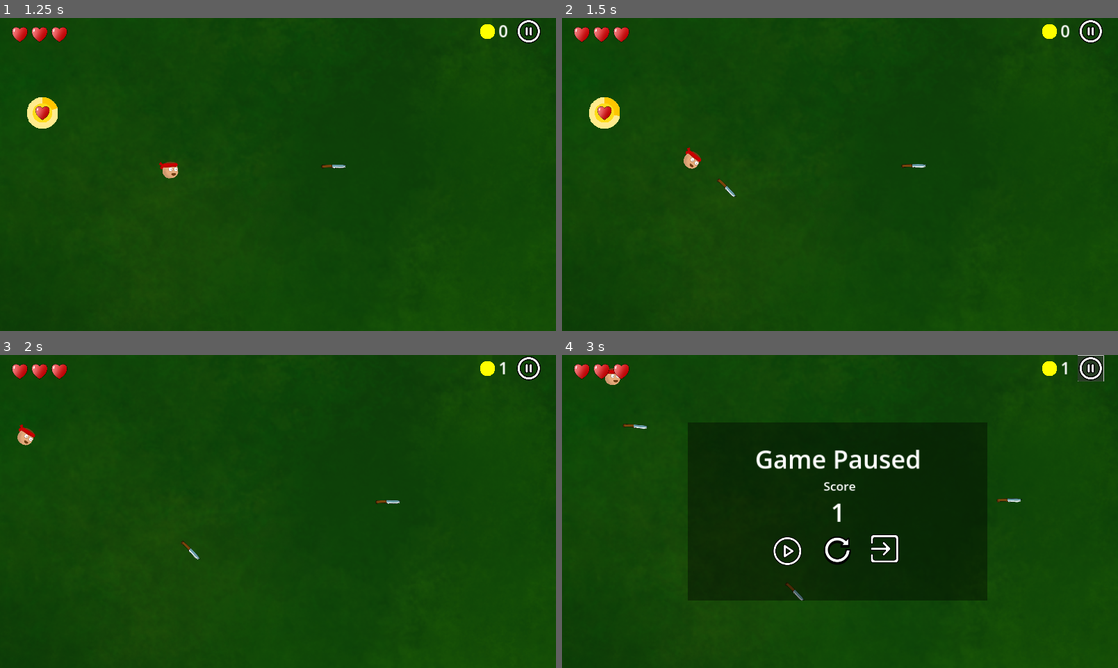
Above: before the commit, frames 1-4 (two rows, left to right).
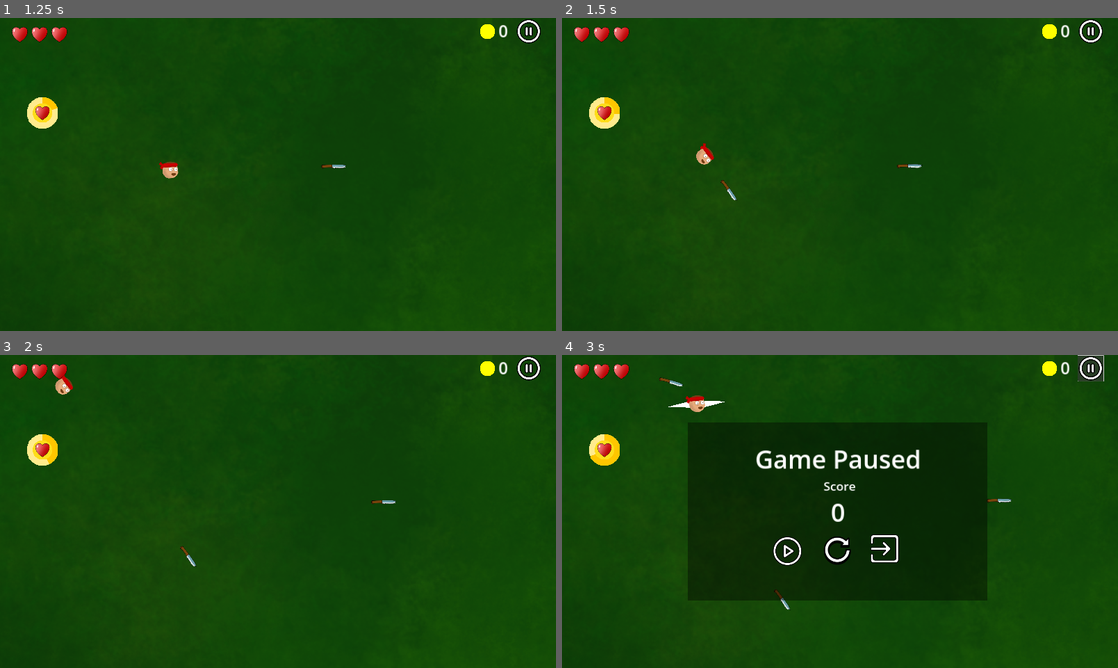
Above: after the commit, the same moments.

Repository: RoshanDavis/Dagger-Dodge-Godot-Project
Game: Godot game, scene res://scenes/game.tscn
The game is run twice, just before and just after one commit, with the same random seed, the same clock (stepped at 60 frames per second) and the same inputs.
Inputs (mouse positions are in pixels of both pictures, inside the frame that each line leads up to):
- Up to frame 1 (1.25 s): tap Enter at 0.5 s; move the mouse to (400, 158) at 0.52 s; click (400, 158) at 0.6 s
- Up to frame 2 (1.5 s): move the mouse to (728, 190) at 1.27 s; click (728, 190) at 1.35 s
- Up to frame 3 (2 s): no input
- Up to frame 4 (3 s): move the mouse to (895, 442) at 2.02 s; click (895, 442) at 2.1 s; click (1090, 367) at 2.75 s

Frame 1 is identical in both runs. In frame 2, 0.4% of the frame differs, in the area x 9-66%, y 30-59%; in frame 3, 0.9%; in frame 4, 1.1%, in the area x 4-92%, y 2-82%.

Commit message:
added slow-mo

Diff:
--- a/scenes/audio_manager.tscn
+++ b/scenes/audio_manager.tscn
@@ -10,6 +10,7 @@
 [ext_resource type="AudioStream" uid="uid://bfxi0kniy2lv2" path="res://assets/audio/player hurt.mp3" id="8_ojn7f"]
 [ext_resource type="AudioStream" uid="uid://lyep23is0xal" path="res://assets/audio/shield broke.mp3" id="9_a2u05"]
 [ext_resource type="AudioStream" uid="uid://b7oe6o468x2nx" path="res://assets/audio/dagger out.mp3" id="10_sdnog"]
+[ext_resource type="AudioStream" uid="uid://ct7u3l530datr" path="res://assets/audio/time slow.mp3" id="11_kimi6"]
 
 [node name="AudioManager" type="Node2D"]
 script = ExtResource("1_1ufga")
@@ -26,6 +27,7 @@
 
 [node name="Game Music" type="AudioStreamPlayer2D" parent="."]
 stream = ExtResource("5_s0bwa")
+volume_db = -10.0
 
 [node name="Game Over" type="AudioStreamPlayer2D" parent="."]
 stream = ExtResource("6_kl0xo")
@@ -41,3 +43,7 @@
 
 [node name="Dagger Out" type="AudioStreamPlayer2D" parent="."]
 stream = ExtResource("10_sdnog")
+
+[node name="Time Stop" type="AudioStreamPlayer2D" parent="."]
+stream = ExtResource("11_kimi6")
+volume_db = 5.0
--- a/scenes/game.tscn
+++ b/scenes/game.tscn
@@ -9,7 +9,8 @@
 [ext_resource type="Theme" uid="uid://bcj62soh77ubu" path="res://themes/default.tres" id="7_cjakg"]
 [ext_resource type="Texture2D" uid="uid://qmx1pi0utiv8" path="res://assets/prototype-circle.png" id="7_uhx2i"]
 [ext_resource type="Script" path="res://scripts/start_menu.gd" id="9_73xe4"]
-[ext_resource type="Texture2D" uid="uid://dyrfmu502pve2" path="res://assets/pause icon.png" id="11_4dsma"]
+[ext_resource type="Texture2D" uid="uid://dyrfmu502pve2" path="res://assets/ui/pause icon.png" id="11_4dsma"]
+[ext_resource type="PackedScene" uid="uid://blksa1308p7xg" path="res://scenes/slow_mo_controller.tscn" id="11_701jm"]
 
 [sub_resource type="Animation" id="Animation_oqw3s"]
 length = 0.001
@@ -193,5 +194,7 @@
 theme = ExtResource("7_cjakg")
 icon = ExtResource("11_4dsma")
 
+[node name="Slow-Mo Controller" parent="." instance=ExtResource("11_701jm")]
+
 [connection signal="timeout" from="Spawner/Gold Orb Spawn Timer" to="Spawner" method="_on_gold_orb_spawn_timer_timeout"]
 [connection signal="button_up" from="Pause/Pause Button" to="." method="_on_pause_button_button_up"]
--- a/scenes/game_over_menu.tscn
+++ b/scenes/game_over_menu.tscn
@@ -1,7 +1,7 @@
 [gd_scene load_steps=6 format=3 uid="uid://b8ccavladcnqg"]
 
 [ext_resource type="Script" path="res://scripts/game_over_menu.gd" id="1_ue55t"]
-[ext_resource type="Texture2D" uid="uid://j52a7nxwdai6" path="res://assets/restart icon.png" id="2_b7ihj"]
+[ext_resource type="Texture2D" uid="uid://j52a7nxwdai6" path="res://assets/ui/restart icon.png" id="2_b7ihj"]
 [ext_resource type="Theme" uid="uid://bcj62soh77ubu" path="res://themes/default.tres" id="2_irsqn"]
 
 [sub_resource type="LabelSettings" id="LabelSettings_r0flp"]
--- a/scenes/gold_orb.tscn
+++ b/scenes/gold_orb.tscn
@@ -3,7 +3,7 @@
 [ext_resource type="Script" path="res://scripts/gold_orb.gd" id="1_tu0c5"]
 [ext_resource type="Texture2D" uid="uid://qmx1pi0utiv8" path="res://assets/prototype-circle.png" id="2_ldre1"]
 [ext_resource type="Texture2D" uid="uid://cmpyo6hjhthd4" path="res://assets/environment/heart.png" id="3_rv5qb"]
-[ext_resource type="Texture2D" uid="uid://c001ndlu6isb" path="res://assets/shield icon.png" id="4_r3dx0"]
+[ext_resource type="Texture2D" uid="uid://c001ndlu6isb" path="res://assets/environment/shield icon.png" id="4_r3dx0"]
 
 [sub_resource type="CircleShape2D" id="CircleShape2D_4b7r8"]
 radius = 22.0227
--- a/scenes/pause_menu.tscn
+++ b/scenes/pause_menu.tscn
@@ -2,9 +2,9 @@
 
 [ext_resource type="Script" path="res://scripts/pause_menu.gd" id="1_hnbay"]
 [ext_resource type="Theme" uid="uid://bcj62soh77ubu" path="res://themes/default.tres" id="2_v2bep"]
-[ext_resource type="Texture2D" uid="uid://crcxwqg4kgycp" path="res://assets/play icon.png" id="3_7a0v4"]
-[ext_resource type="Texture2D" uid="uid://j52a7nxwdai6" path="res://assets/restart icon.png" id="4_0ltx8"]
-[ext_resource type="Texture2D" uid="uid://c50k0fsdbofmy" path="res://assets/exit icon.png" id="5_v34fx"]
+[ext_resource type="Texture2D" uid="uid://crcxwqg4kgycp" path="res://assets/ui/play icon.png" id="3_7a0v4"]
+[ext_resource type="Texture2D" uid="uid://j52a7nxwdai6" path="res://assets/ui/restart icon.png" id="4_0ltx8"]
+[ext_resource type="Texture2D" uid="uid://c50k0fsdbofmy" path="res://assets/ui/exit icon.png" id="5_v34fx"]
 
 [sub_resource type="LabelSettings" id="LabelSettings_huy7w"]
 font_size = 52
--- a/scenes/player.tscn
+++ b/scenes/player.tscn
@@ -1,7 +1,8 @@
-[gd_scene load_steps=7 format=3 uid="uid://ctyuky1aelg4h"]
+[gd_scene load_steps=8 format=3 uid="uid://ctyuky1aelg4h"]
 
 [ext_resource type="Script" path="res://scripts/player.gd" id="1_tcxtc"]
 [ext_resource type="Texture2D" uid="uid://c060d0i4wy14h" path="res://assets/characters/player.png" id="2_7w57g"]
+[ext_resource type="Texture2D" uid="uid://cn40emfty6dtn" path="res://assets/prototype-square.png" id="2_o1xn5"]
 [ext_resource type="PackedScene" uid="uid://dinw35tn3p0mw" path="res://scenes/health_component.tscn" id="3_iga5a"]
 [ext_resource type="Texture2D" uid="uid://qmx1pi0utiv8" path="res://assets/prototype-circle.png" id="4_netxk"]
 
@@ -15,6 +16,13 @@
 motion_mode = 1
 script = ExtResource("1_tcxtc")
 health = 3
+
+[node name="Arrows" type="Sprite2D" parent="."]
+visible = false
+rotation = 0.120428
+scale = Vector2(4.4181, 3.33125)
+skew = 1.28456
+texture = ExtResource("2_o1xn5")
 
 [node name="Shield" type="Sprite2D" parent="."]
 visible = false
--- /dev/null
+++ b/scenes/slow_mo_controller.tscn
@@ -0,0 +1,6 @@
+[gd_scene load_steps=2 format=3 uid="uid://blksa1308p7xg"]
+
+[ext_resource type="Script" path="res://scripts/slow_mo_controller.gd" id="1_fbrxw"]
+
+[node name="Slow-Mo Controller" type="Node"]
+script = ExtResource("1_fbrxw")
--- a/scripts/audio_manager.gd
+++ b/scripts/audio_manager.gd
@@ -9,3 +9,4 @@
 @onready var player_hurt = $"Player Hurt"
 @onready var shield_broke = $"Shield Broke"
 @onready var dagger_out = $"Dagger Out"
+@onready var time_stop = $"Time Stop"
--- a/scripts/player.gd
+++ b/scripts/player.gd
@@ -10,6 +10,10 @@
 @export var recoilSpeed = 500
 @export var speed = 200
 @export var drag = 1
+@export var movement_type:int = 2
+
+@onready var slowmoController = $"../Slow-Mo Controller"
+@onready var arrows = $Arrows
 
 func _ready():
 	game = get_tree().get_root().get_node("Game")
@@ -20,9 +24,15 @@
 	game.set_current_health(health)
 
 func _physics_process(delta):
-	rotate_player()
-	if canMove:
-		movement(delta)
+	match  movement_type:
+		1:
+			rotate_player()
+			if canMove:
+				movement(delta)
+		2:
+			rotate_player()
+			if canMove:
+				movement2(delta)
 
 func rotate_player():
 	look_at(get_global_mouse_position())
@@ -39,14 +49,8 @@
 
 
 func movement(delta):
-	if Input.is_action_just_released("Throw"):
-		var daggerInstance = dagger.instantiate()
-		daggerInstance.position = $FirePoint.global_position
-		daggerInstance.rotation = rotation
-		game.add_child(daggerInstance)
-
-		AudioManager.dagger_throw.play()
-
+	if Input.is_action_just_pressed("Throw"):
+		spawn_dagger()
 		velocity = velocity + global_transform.basis_xform(Vector2.LEFT * recoilSpeed)
 
 	if velocity.length() > speed:
@@ -55,6 +59,31 @@
 	var collision = move_and_collide(velocity * delta)
 	if collision:
 		velocity = velocity.bounce(collision.get_normal())
+
+func movement2(delta):
+	if Input.is_action_just_pressed("Throw"):
+		slowmoController.start_slowmo()
+		arrows.visible = true
+
+	if Input.is_action_just_released("Throw"):
+		slowmoController.stop_slowmo()
+		arrows.visible = false
+		spawn_dagger()
+		velocity =  global_transform.basis_xform(Vector2.LEFT * (recoilSpeed + velocity.length()))
+
+	if velocity.length() > speed:
+		velocity -= velocity * drag * delta
+
+	var collision = move_and_collide(velocity * delta)
+	if collision:
+		velocity = velocity.bounce(collision.get_normal())
+
+func spawn_dagger():
+	var daggerInstance = dagger.instantiate()
+	daggerInstance.position = $FirePoint.global_position
+	daggerInstance.rotation = rotation
+	game.add_child(daggerInstance)
+	AudioManager.dagger_throw.play()
 
 func take_damage(damage):
 	if has_shield:
--- /dev/null
+++ b/scripts/slow_mo_controller.gd
@@ -0,0 +1,22 @@
+extends Node
+
+var slowmo_active = false
+
+@export var normal_time_scale: float = 1.0
+@export var slowmo_time_scale: float = 0.1
+
+
+func start_slowmo():
+	Engine.time_scale = slowmo_time_scale
+	slowmo_active = true
+	AudioManager.time_stop.play()
+
+func stop_slowmo():
+	Engine.time_scale = normal_time_scale
+	slowmo_active = false
+
+func request_slowmo_change():
+	if slowmo_active:
+		stop_slowmo()
+	else:
+		start_slowmo()
Not shown, added: assets/audio/time slow.mp3.import
Binary file added: assets/environment/explosion.jpg
Not shown, changed: assets/environment/explosion.jpg.import
Renamed: assets/shield icon.png -> assets/environment/shield icon.png
Not shown, changed: assets/environment/shield icon.png.import
Renamed: assets/exit icon.png -> assets/ui/exit icon.png
Not shown, changed: assets/ui/exit icon.png.import
Renamed: assets/pause icon.png -> assets/ui/pause icon.png
Not shown, changed: assets/ui/pause icon.png.import
Renamed: assets/play icon.png -> assets/ui/play icon.png
Not shown, added: assets/ui/play icon.png.import
Renamed: assets/restart icon.png -> assets/ui/restart icon.png
(and 5 more such lines)
